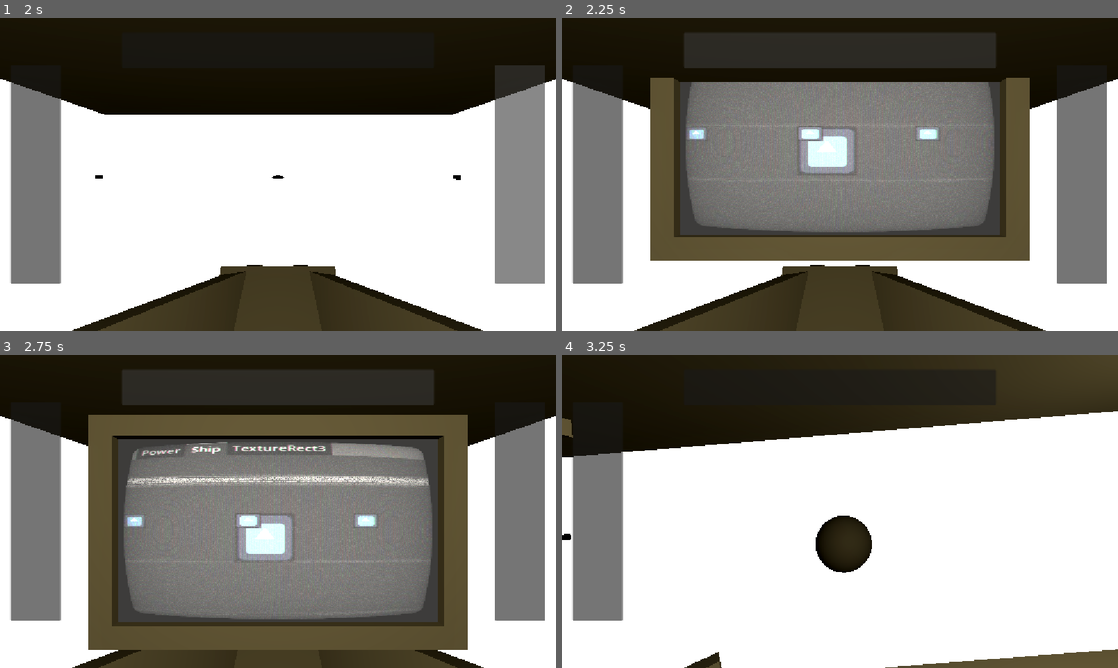
Above: before the commit, frames 1-4 (two rows, left to right).
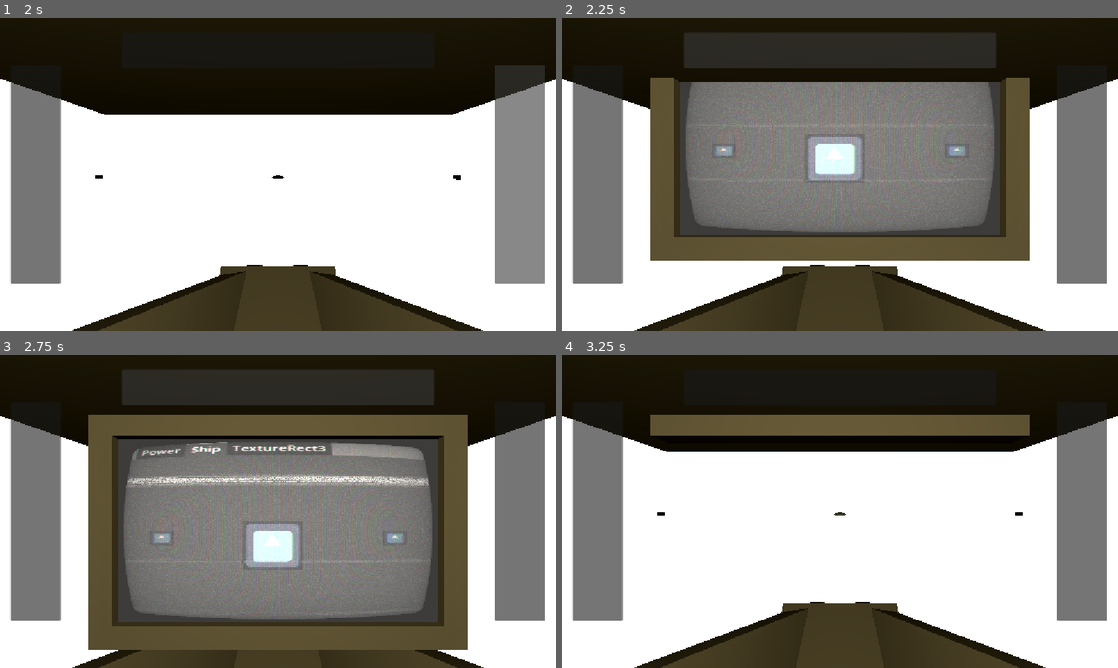
Above: after the commit, the same moments.

Repository: T3RRAT/Tether
Game: Godot game, scene res://Scenes/game.tscn
Two runs of this game, one before a commit and one after it. Both use one fixed random seed, a clock stepped at 60 frames per second and the inputs below. The engine's default icon, where the game draws it, is replaced by a stand-in: a white triangle on a blue panel in a dark square. Sound files missing from this copy of the repository are replaced by a short silence.
Inputs (mouse positions are in pixels of both pictures, inside the frame that each line leads up to):
- Up to frame 1 (2 s): click (33, 174) at 0.5 s; click (522, 174) at 1.25 s
- Up to frame 2 (2.25 s): click (840, 49) at 2 s
- Up to frame 3 (2.75 s): no input
- Up to frame 4 (3.25 s): tap Enter (ui_accept) at 2.75, 3.02 s; move the mouse to (962, 495) at 2.77 s; hold D (Go Right) from 2.78 s (still down); tap W (Flip Computer) at 2.85 s; click (962, 495) at 2.92 s; tap 1 (One, bound only after the commit) at 3.05 s

Frame 1 is identical in both runs. In frame 2, 1.8% of the frame differs, in the area x 22-73%, y 34-52%; in frame 3, 1.7%; in frame 4, 31%, in the area x 0-100%, y 0-100%.

Commit message:
Computer Improvements
Ship tab now can use number keys from 1-3 to have the icon at their respective positions.
Computer now can use A and D to go between tabs.

Diff:
--- a/Scenes/computer.tscn
+++ b/Scenes/computer.tscn
@@ -170,28 +170,63 @@
 grow_horizontal = 2
 grow_vertical = 2
 scale = Vector2(0.7, 1)
-icon = ExtResource("1_4xga7")
-
-[node name="Pos1" type="Button" parent="SubViewport/Control/TabContainer/Ship" unique_id=1842611306]
-layout_mode = 1
-anchors_preset = 4
-anchor_top = 0.5
-anchor_bottom = 0.5
-offset_top = -68.0
-offset_right = 136.0
-offset_bottom = 68.0
-grow_vertical = 2
-scale = Vector2(0.3, 0.3)
-offset_transform_position = Vector2(-69, -69)
-icon = ExtResource("1_4xga7")
-
-[node name="Pos2" type="Button" parent="SubViewport/Control/TabContainer/Ship" unique_id=1491902193]
+pivot_offset_ratio = Vector2(0.5, 0.5)
+icon = ExtResource("1_4xga7")
+autowrap_trim_flags = 192
+
+[node name="Hovering Colour" type="ColorRect" parent="SubViewport/Control/TabContainer/Ship/Ship" unique_id=815774289]
+layout_mode = 1
+anchors_preset = 15
+anchor_right = 1.0
+anchor_bottom = 1.0
+grow_horizontal = 2
+grow_vertical = 2
+mouse_filter = 2
+color = Color(0.83137256, 0.89411765, 0.92941177, 0)
+
+[node name="ShipLerpPos" type="Button" parent="SubViewport/Control/TabContainer/Ship/Ship" unique_id=995597633]
+top_level = true
+z_index = -1
 layout_mode = 1
 anchors_preset = 8
 anchor_left = 0.5
 anchor_top = 0.5
 anchor_right = 0.5
 anchor_bottom = 0.5
+offset_left = -76.74289
+offset_top = -67.99999
+offset_right = 59.25714
+offset_bottom = 68.0
+grow_horizontal = 2
+grow_vertical = 2
+scale = Vector2(0.3, 0.3)
+pivot_offset_ratio = Vector2(0.5, 0.5)
+mouse_filter = 2
+icon = ExtResource("1_4xga7")
+
+[node name="Pos1" type="Button" parent="SubViewport/Control/TabContainer/Ship" unique_id=1842611306]
+z_index = -1
+layout_mode = 1
+anchors_preset = 4
+anchor_top = 0.5
+anchor_bottom = 0.5
+offset_top = -68.0
+offset_right = 136.0
+offset_bottom = 68.0
+grow_vertical = 2
+scale = Vector2(0.3, 0.3)
+pivot_offset_ratio = Vector2(0.5, 0.5)
+mouse_filter = 2
+icon = ExtResource("1_4xga7")
+
+[node name="Pos2" type="Button" parent="SubViewport/Control/TabContainer/Ship" unique_id=1491902193]
+z_index = -1
+layout_mode = 1
+anchors_preset = 8
+anchor_left = 0.5
+anchor_top = 0.5
+anchor_right = 0.5
+anchor_bottom = 0.5
 offset_left = -68.00003
 offset_top = -68.0
 offset_right = 68.0
@@ -199,10 +234,12 @@
 grow_horizontal = 2
 grow_vertical = 2
 scale = Vector2(0.3, 0.3)
-offset_transform_position = Vector2(-69, -69)
+pivot_offset_ratio = Vector2(0.5, 0.5)
+mouse_filter = 2
 icon = ExtResource("1_4xga7")
 
 [node name="Pos3" type="Button" parent="SubViewport/Control/TabContainer/Ship" unique_id=1349207961]
+z_index = -1
 layout_mode = 1
 anchors_preset = 6
 anchor_left = 1.0
@@ -215,7 +252,8 @@
 grow_horizontal = 0
 grow_vertical = 2
 scale = Vector2(0.3, 0.3)
-offset_transform_position = Vector2(-69, -69)
+pivot_offset_ratio = Vector2(0.5, 0.5)
+mouse_filter = 2
 icon = ExtResource("1_4xga7")
 
 [node name="TextureRect3" type="TextureRect" parent="SubViewport/Control/TabContainer" unique_id=1568788166]
--- a/Scenes/game.tscn
+++ b/Scenes/game.tscn
@@ -5,6 +5,7 @@
 [ext_resource type="Script" uid="uid://b56q2vd6u7y1w" path="res://Scripts/ideas.gd" id="2_wrm1d"]
 [ext_resource type="PackedScene" uid="uid://uigs3q6cxjtu" path="res://Scenes/computer.tscn" id="4_wowpa"]
 [ext_resource type="PackedScene" uid="uid://c6xdf2q1e7la5" path="res://Scenes/monster.tscn" id="5_wowpa"]
+[ext_resource type="AudioStream" uid="uid://dmtpgoksgrl0k" path="res://Assets/Landing.wav" id="6_i6g32"]
 
 [sub_resource type="CapsuleMesh" id="CapsuleMesh_g4v7s"]
 rings = 6
@@ -274,6 +275,11 @@
 wait_time = 0.6
 one_shot = true
 
+[node name="AudioCue" type="AudioStreamPlayer3D" parent="Monster1 Items" unique_id=1331949831]
+transform = Transform3D(1, 0, 0, 0, 1, 0, 0, 0, 1, 0, 0, -3.317244)
+stream = ExtResource("6_i6g32")
+volume_db = -15.0
+
 [node name="Monster2 Items" type="Node3D" parent="." unique_id=513290752]
 
 [node name="Position1" type="MeshInstance3D" parent="Monster2 Items" unique_id=734222919]
--- a/Scripts/computer.gd
+++ b/Scripts/computer.gd
@@ -13,6 +13,8 @@
 @onready var node_area = $Quad/Area3D
 @onready var colourRect = $SubViewport/Control/ColorRect
 
+@onready var tabs = $SubViewport/Control/TabContainer
+@onready var shipTab = $SubViewport/Control/TabContainer/Ship
 @onready var game = $"../.."
 @onready var redirectPower = 's'
 
@@ -152,6 +154,13 @@
 
 # Custom Functionality
 
+func changeComputerTab(direction):
+	tabs.current_tab = tabs.current_tab + (1 * direction)
+	pass
+
+func callShipPosition(location):
+	shipTab.call("changeShipPosition", location)
+
 func allocatePower(pFrom, pToo):
 
 	pass
--- a/Scripts/game.gd
+++ b/Scripts/game.gd
@@ -37,21 +37,28 @@
 @onready var monsterKillTimer = $"Monster1 Items/Monster1 Timers/Monster Kill"
 @onready var monsterActivityTimer = $"Monster1 Items/Monster1 Timers/Monster Timer"
 @onready var monsterDisappearTimer = $"Monster1 Items/Monster1 Timers/Monster Disappear"
-
-
+@onready var mon1AudioCue = $"Monster1 Items/AudioCue"
+
+
+# Player and Ship Objects
 @onready var cam = $"Player Camera"
 @onready var tCam = $"Tether Camera"
 @onready var lightRight = %FlashLightRight
 @onready var lightLeft = %FlashLightLeft
 @onready var player = $Player
+@onready var flashSound = $"Player/Flash Sound"
+
+# Gameplay Important Objects
 @onready var camMoveTimer = %"Cam Move Timer"
 @onready var powerDrainTimer = %"Power Timer"
-@onready var flashSound = $"Player/Flash Sound"
-
+
+
+# Computer Objects
 @onready var computer = $"Computer Items/Computer"
 @onready var computerDownPos = $"Computer Items/Computer Down Pos"
 @onready var computerUpPos = $"Computer Items/Computer Up Pos"
 
+# 2D Objects
 @onready var buttonLeft = $"2D Overlay/Control/CanvasLayer/Left Button"
 @onready var buttonRight = $"2D Overlay/Control/CanvasLayer/Right Button"
 
@@ -139,6 +146,7 @@
 	if Input.is_action_just_pressed("Go Left"):
 		if inCutscene == false && buttonInteract == false:
 			if inUserInterface:
+				computer.call("changeComputerTab", -1)
 				pass
 			elif farLeft == false:
 				camLocation -= 1
@@ -147,6 +155,7 @@
 	if Input.is_action_just_pressed("Go Right"):
 		if inCutscene == false && buttonInteract == false:
 			if inUserInterface:
+				computer.call("changeComputerTab", 1)
 				pass
 			elif farRight == false:
 				camLocation += 1
@@ -154,6 +163,7 @@
 
 	if Input.is_action_just_pressed("Go Backwards"):
 		if buttonInteract == false:
+
 			if camLocation == 0:
 				camLocation = 2
 				interactionMade()
@@ -166,6 +176,12 @@
 	if Input.is_action_just_pressed("Flip Computer"):
 		if camLocation == 0 && buttonInteract == false:
 			computerState = computerState * -1
+			if farLeft == false:
+				farLeft = true
+				farRight = true
+			else:
+				farLeft = false
+				farRight = false
 			interactionMade()
 
 
@@ -175,9 +191,21 @@
 	# Computer Functionality
 	if computerState == 1:
 		computer.position.y = lerp(computer.position.y, computerDownPos.position.y, delta * 6)
+		inUserInterface = true
 	else:
 		computer.position.y = lerp(computer.position.y, computerUpPos.position.y, delta * 6)
-		pass
+		inUserInterface = false
+
+
+	if Input.is_action_just_pressed("One"):
+		computer.call("callShipPosition", 1)
+
+	if Input.is_action_just_pressed("Two"):
+		computer.call("callShipPosition", 2)
+
+	if Input.is_action_just_pressed("Three"):
+		computer.call("callShipPosition", 3)
+
 	pass
 
 
@@ -194,6 +222,7 @@
 	# Also if you flash the other monster you cna see them slightly but they wont move
 	# thos this is more otherthing
 	monsterActive = true
+	mon1AudioCue.play()
 	monsterOne.global_position = monsterPositionActive.global_position
 	monsterKillTimer.start()
 
@@ -218,9 +247,9 @@
 		monsterDisappearTimer.start()
 		pass
 
-func relocateShip(position):
+func relocateShip(positionRelocate):
 	player.rotation.z = 1.2 * (shipPosition - position)
-	shipPosition = position
+	shipPosition = positionRelocate
 	pass
 
 func playerRotationSetter(location):
@@ -245,7 +274,7 @@
 
 
 func _on_left_button_mouse_entered() -> void:
-	if (buttonInteract == false):
+	if (buttonInteract == false) && (inUserInterface == false):
 		#player.rotate(Vector3.UP, player.rotation.y + 90)
 		#player.rotation.y = angle_difference(player.rotation.y, player.rotation.y + 90)
 		interactionMade()
@@ -254,7 +283,7 @@
 
 
 func _on_right_button_mouse_entered() -> void:
-	if (buttonInteract == false):
+	if (buttonInteract == false) && (inUserInterface == false):
 		#player.rotation.y = angle_difference(player.rotation.y, player.rotation.y - 90)
 		#player.rotate(Vector3.DOWN, player.rotation.y - 90)
 		interactionMade()
--- a/Scripts/shipTab.gd
+++ b/Scripts/shipTab.gd
@@ -4,11 +4,21 @@
 var of = Vector2(0.0,0.0)
 
 var shipPos = 2
+var truePos = 2
 
+
+@onready var shipHovering = $"Ship/Hovering Colour"
 @onready var ShipIcon = $Ship
-@onready var pos1 = $Pos1
-@onready var pos2 = $Pos2
-@onready var pos3 = $Pos3
+@onready var pos1 = $Pos1.position
+@onready var pos2 = $Pos2.position
+@onready var pos3 = $Pos3.position
+@onready var shipLerpPos = $Ship/ShipLerpPos.position
+
+
+
+@onready var game = $"../../../../../.."
+@onready var tabs = $".."
+
 
 # Called when the node enters the scene tree for the first time.
 func _ready() -> void:
@@ -19,13 +29,28 @@
 func _process(delta: float) -> void:
 	if dragging:
 		ShipIcon.position = get_local_mouse_position() - of
+		shipHovering.color = Color(shipHovering.color, 5)
 	else:
-		if shipPos == 2:
-			ShipIcon.position = lerp(ShipIcon.position, pos2.position, delta * 6)
-		elif shipPos == 1:
-			ShipIcon.position = lerp(ShipIcon.position, pos1.position, delta * 6)
-		elif shipPos == 3:
-			ShipIcon.position = lerp(ShipIcon.position, pos3.position, delta * 6)
+		# If the Draggable Ship is closer to position 1 compared to position 2
+		if abs(shipLerpPos.x - pos1.x) < abs(shipLerpPos.x - pos2.x):
+			# Lerp Draggable Ship to position 1
+			ShipIcon.position = lerp(ShipIcon.position, shipLerpPos, delta * 6)
+		# Else If Draggable Ship is closer to position 3 compared to position 2
+		elif abs(shipLerpPos.x - pos3.x) < abs(shipLerpPos.x - pos2.x):
+			# Lerp Draggable Ship to position 3
+			ShipIcon.position = lerp(ShipIcon.position, shipLerpPos, delta * 6)
+		# Else If Draggable Ship isn't closer to pos 1 or pos 3 compared to pos 2
+		else:
+			# Lerp Draggable Ship to position 2
+			ShipIcon.position = lerp(ShipIcon.position, shipLerpPos, delta * 6)
+
+		shipHovering.color = Color(shipHovering.color, 0)
+
+
+
+
+
+
 	pass
 
 
@@ -34,7 +59,21 @@
 	of = get_local_mouse_position() - ShipIcon.position
 	pass # Replace with function body.
 
-
 func _on_ship_button_up() -> void:
 	dragging = false
 	pass # Replace with function body.
+
+
+
+
+func changeShipPosition(location):
+	if tabs.current_tab == 1:
+		if location == 1:
+			shipLerpPos = pos1
+		elif location == 2:
+			shipLerpPos = pos2
+		elif location == 3:
+			shipLerpPos = pos3
+
+	print("changed!")
+	pass
--- a/project.godot
+++ b/project.godot
@@ -51,6 +51,21 @@
 "events": [Object(InputEventKey,"resource_local_to_scene":false,"resource_name":"","device":-1,"window_id":0,"alt_press …(192 unchanged characters)…
 ]
 }
+One={
+"deadzone": 0.2,
+"events": [Object(InputEventKey,"resource_local_to_scene":false,"resource_name":"","device":-1,"window_id":0,"alt_pressed":false,"shift_pressed":false,"ctrl_pressed":false,"meta_pressed":false,"pressed":false,"keycode":0,"physical_keycode":49,"key_label":0,"unicode":49,"location":0,"echo":false,"script":null)
+]
+}
+Two={
+"deadzone": 0.2,
+"events": [Object(InputEventKey,"resource_local_to_scene":false,"resource_name":"","device":-1,"window_id":0,"alt_pressed":false,"shift_pressed":false,"ctrl_pressed":false,"meta_pressed":false,"pressed":false,"keycode":0,"physical_keycode":50,"key_label":0,"unicode":50,"location":0,"echo":false,"script":null)
+]
+}
+Three={
+"deadzone": 0.2,
+"events": [Object(InputEventKey,"resource_local_to_scene":false,"resource_name":"","device":-1,"window_id":0,"alt_pressed":false,"shift_pressed":false,"ctrl_pressed":false,"meta_pressed":false,"pressed":false,"keycode":0,"physical_keycode":51,"key_label":0,"unicode":51,"location":0,"echo":false,"script":null)
+]
+}
 
 [physics]
 
Not shown, added: Assets/Landing.wav.import
Not shown, added: export_presets.cfg
Not shown, added: Assets/Landing.wav
